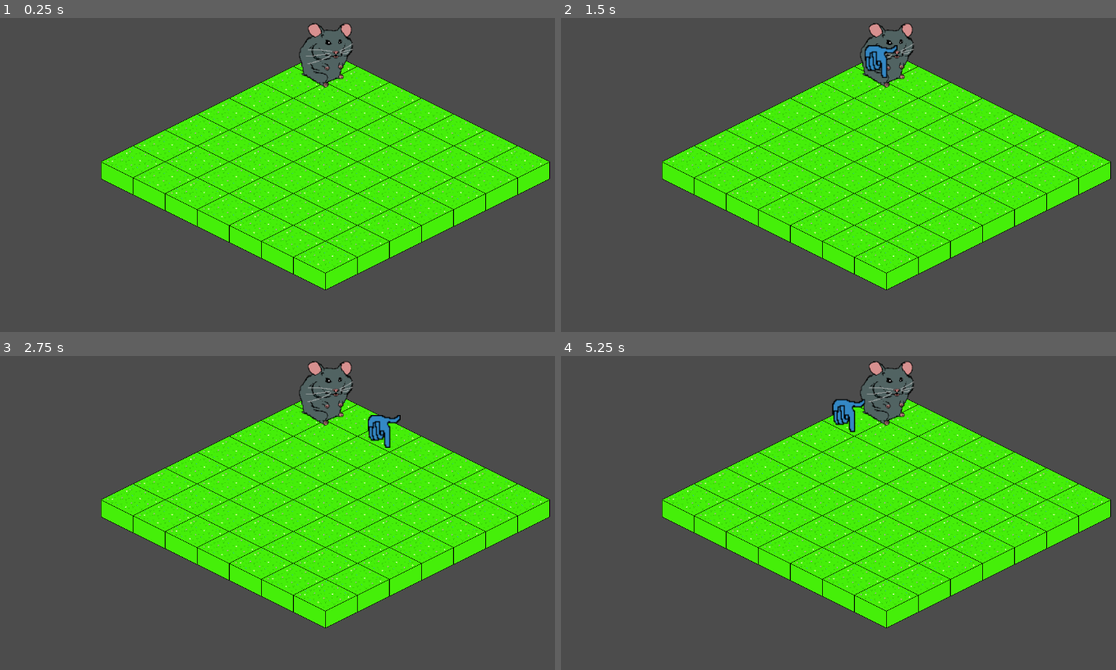
Above: before the commit, frames 1-4 (two rows, left to right).
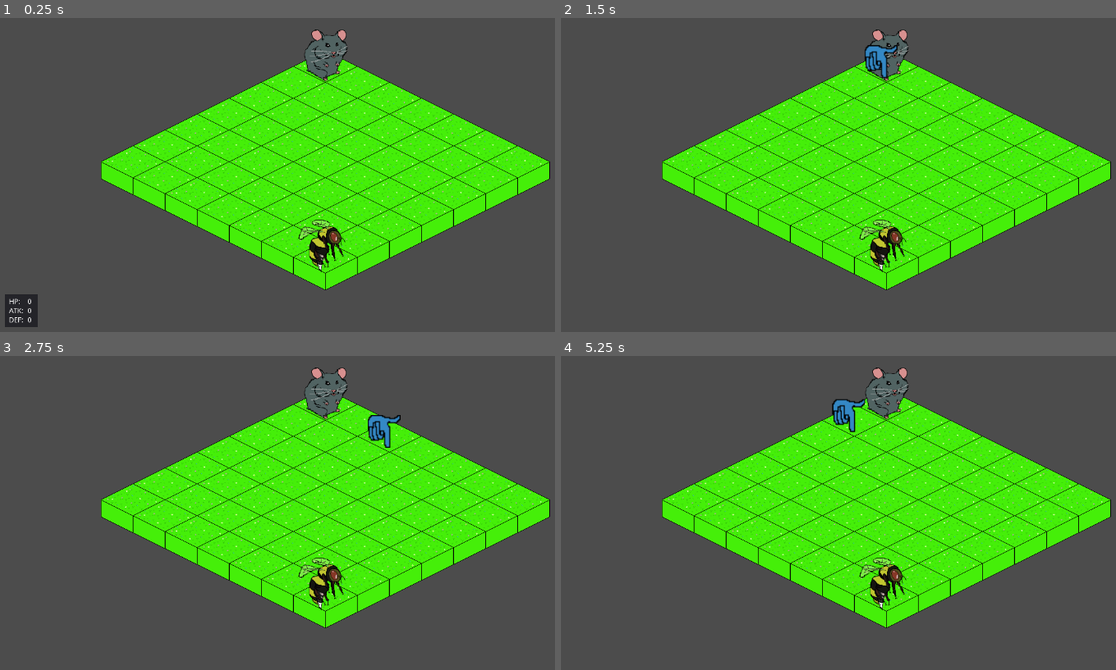
Above: after the commit, the same moments.

Repository: miishin/miipd
Game: Godot game, scene res://assets/scenes/7x7_board.tscn
Same seed, same stepped clock (60 frames per second), same inputs: the game is played once before the commit and once after it. This scene is started directly instead of the project's main scene.
Inputs:
- Up to frame 1 (0.25 s): no input
- Up to frame 2 (1.5 s): tap Enter at 0.5 s; hold Right (ui_right) 0.53-1.28 s; hold Keypad Enter (ui_accept) 0.53-1.28 s; hold Down (ui_down) from 1.28 s (still down); tap Keypad Enter (ui_accept) at 1.35 s
- Up to frame 3 (2.75 s): tap Keypad Enter (ui_accept) at 1.52, 1.82, 2 s; release Down (ui_down) at 2.03 s; hold Right (ui_right) from 2.03 s (still down); hold Keypad Enter (ui_accept) from 2.03 s (still down)
- Up to frame 4 (5.25 s): release Right (ui_right) at 2.78 s; release Keypad Enter (ui_accept) at 2.78 s; hold Up (ui_up) 2.78-3.53 s; tap Keypad Enter (ui_accept) at 2.85, 3.02, 3.32, 3.5, 4.35, 4.52, 4.82 s; hold Keypad Enter (ui_accept) 3.53-4.28 s; hold Left (ui_left) 3.53-5.03 s; hold Down (ui_down) from 5.03 s (still down); hold Keypad Enter (ui_accept) from 5.03 s (still down)

The runs differ from the first frame. In frame 1, 2.1% of the frame differs, in the area x 0-64%, y 1-99%; in frame 2, 1.4%; in frame 3, 1.5%; in frame 4, 1.5%.

Commit message:
add basic stats and fighting

Diff:
--- a/assets/scenes/7x7_board.tscn
+++ b/assets/scenes/7x7_board.tscn
@@ -6,6 +6,7 @@
 [ext_resource path="res://assets/scenes/unit.tscn" type="PackedScene" id=4]
 [ext_resource path="res://assets/graphics/sprites/cursor.png" type="Texture" id=5]
 [ext_resource path="res://assets/scenes/hamster.tscn" type="PackedScene" id=6]
+[ext_resource path="res://assets/graphics/sprites/bee.png" type="Texture" id=7]
 
 [node name="Node2D" instance=ExtResource( 2 )]
 position = Vector2( 640, 0 )
@@ -28,12 +29,13 @@
 "_edit_use_anchors_": false
 }
 
-[node name="Stats" type="Button" parent="Menu" index="3"]
-margin_left = 80.0
-margin_top = 32.0
-margin_right = 256.0
-margin_bottom = 52.0
-text = "Stats"
+[node name="Fight" type="Button" parent="Menu" index="3"]
+margin_right = 12.0
+margin_bottom = 20.0
+text = "Fight"
+__meta__ = {
+"_edit_use_anchors_": false
+}
 
 [node name="Cursor" type="Sprite" parent="." index="1"]
 visible = false
@@ -46,4 +48,78 @@
 z_index = 1
 
 [node name="Node2D" parent="Hamster" index="1" instance=ExtResource( 6 )]
+scale = Vector2( 0.8, 0.8 )
+
+[node name="Bee" parent="." index="3" instance=ExtResource( 4 )]
+z_index = 1
+
+[node name="BeeSprite" type="Sprite" parent="Bee" index="1"]
+position = Vector2( -8, 0 )
+scale = Vector2( 0.8, 0.8 )
+texture = ExtResource( 7 )
+
+[node name="HUD" type="Panel" parent="." index="4"]
+margin_left = -624.0
+margin_top = 616.0
+margin_right = -560.0
+margin_bottom = 680.0
+__meta__ = {
+"_edit_use_anchors_": false
+}
+
+[node name="Stats" type="GridContainer" parent="HUD" index="0"]
+margin_left = 8.0
+margin_top = 8.0
+margin_right = 48.0
+margin_bottom = 58.0
+columns = 2
+__meta__ = {
+"_edit_use_anchors_": false
+}
+
+[node name="HP" type="Label" parent="HUD/Stats" index="0"]
+margin_right = 32.0
+margin_bottom = 14.0
+text = "HP:"
+
+[node name="HPVal" type="Label" parent="HUD/Stats" index="1"]
+margin_left = 36.0
+margin_right = 44.0
+margin_bottom = 14.0
+text = "0"
+
+[node name="ATK" type="Label" parent="HUD/Stats" index="2"]
+margin_top = 18.0
+margin_right = 32.0
+margin_bottom = 32.0
+text = "ATK:"
+__meta__ = {
+"_edit_use_anchors_": false
+}
+
+[node name="ATKVal" type="Label" parent="HUD/Stats" index="3"]
+margin_left = 36.0
+margin_top = 18.0
+margin_right = 44.0
+margin_bottom = 32.0
+text = "0"
+
+[node name="DEF" type="Label" parent="HUD/Stats" index="4"]
+margin_top = 36.0
+margin_right = 32.0
+margin_bottom = 50.0
+text = "DEF: "
+__meta__ = {
+"_edit_use_anchors_": false
+}
+
+[node name="DEFVal" type="Label" parent="HUD/Stats" index="5"]
+margin_left = 36.0
+margin_top = 36.0
+margin_right = 44.0
+margin_bottom = 50.0
+text = "0"
+[connection signal="fight" from="." to="." method="fight"]
+[connection signal="move" from="." to="." method="move"]
 [connection signal="button_down" from="Menu/Move" to="." method="_on_move_button_down"]
+[connection signal="button_down" from="Menu/Fight" to="." method="_on_fight_button_down"]
--- a/assets/scripts/7x7_board.gd
+++ b/assets/scripts/7x7_board.gd
@@ -3,7 +3,12 @@
 var tile_file = preload("res://assets/scenes/tile.tscn")
 var cursor_pos = Vector2(0, 0)
 var unit_pos = Vector2(0, 0)
-var moving : bool
+var bee_pos = Vector2(6, 6)
+var action : bool
+var signal_callback : String
+
+signal move
+signal fight
 
 # Called when the node enters the scene tree for the first time.
 func _ready():
@@ -24,6 +29,8 @@
 		tiles.append(row_tiles)
 	tile_position = convert_coordinate(0, 0)
 	$Hamster.position = Vector2(tile_position[0], tile_position[1])
+	tile_position = convert_coordinate(6, 6)
+	$Bee.position = Vector2(tile_position[0], tile_position[1])
 
 # Returns all the positions that are a given distance from a given (x, y) on the Board
 func pathfind(pos, distance):
@@ -62,11 +69,9 @@
 func _input(event):
 	if $Menu.is_visible():
 		return
-	if moving and event.is_action_pressed("ui_accept"):
-		var tile_position = convert_coordinate(cursor_pos.x, cursor_pos.y)
-		$Hamster.move(tile_position[0], tile_position[1])
-		unit_pos = cursor_pos
-		moving = false
+	if action and event.is_action_pressed("ui_accept"):
+		emit_signal(signal_callback)
+		action = false
 		return
 	if event.is_action_pressed("ui_select") and cursor_pos == unit_pos:
 		$Menu.buttons[0].grab_focus()
@@ -104,7 +109,38 @@
 	$Cursor.position.x -= 10
 	if show:
 		$Cursor.show()
+	update_hud()
+
+func update_hud():
+	var unit : Unit
+	if cursor_pos == bee_pos:
+		unit = $Bee
+	if cursor_pos == unit_pos:
+		unit = $Hamster
+	if not unit:
+		$HUD.hide()
+		return
+
+	$HUD/Stats/ATKVal.text = str(unit.atk)
+	$HUD/Stats/HPVal.text = str(unit.hp)
+	$HUD/Stats/DEFVal.text = str(unit.def)
+	$HUD.show()
 
 func _on_move_button_down():
-	moving = true
+	action = true
+	signal_callback = "move"
 	$Menu.hide()
+
+func move():
+	var tile_position = convert_coordinate(cursor_pos.x, cursor_pos.y)
+	$Hamster.move(tile_position[0], tile_position[1])
+	unit_pos = cursor_pos
+
+func _on_fight_button_down():
+	action = true
+	signal_callback = "fight"
+	$Menu.hide()
+
+func fight():
+	if cursor_pos == bee_pos:
+		$Hamster.fight($Bee)
--- a/assets/scripts/unit.gd
+++ b/assets/scripts/unit.gd
@@ -3,9 +3,16 @@
 class_name Unit
 var occupied_tile
 
+var hp = 10
+var atk = 2
+var def = 1
+
 # Called when the node enters the scene tree for the first time.
 func _ready():
 	pass # Replace with function body.
+
+func fight(other : Unit):
+	other.hp -= (self.atk - other.def)
 
 func move(x, y):
 	$Tween.interpolate_property(self, "position",
--- a/project.godot
+++ b/project.godot
@@ -40,6 +40,16 @@
 
 script_templates_search_path="res://assets/scripts"
 
+[input]
+
+ui_accept={
+"deadzone": 0.5,
+"events": [ Object(InputEventKey,"resource_local_to_scene":false,"resource_name":"","device":0,"alt":false,"shift":false,"control":false,"meta":false,"command":false,"pressed":false,"scancode":90,"unicode":0,"echo":false,"script":null)
+, Object(InputEventKey,"resource_local_to_scene":false,"resource_name":"","device":0,"alt":false,"shift":false,"control":false,"meta":false,"command":false,"pressed":false,"scancode":16777222,"unicode":0,"echo":false,"script":null)
+, Object(InputEventJoypadButton,"resource_local_to_scene":false,"resource_name":"","device":0,"button_index":0,"pressure":0.0,"pressed":false,"script":null)
+ ]
+}
+
 [rendering]
 
 environment/default_environment="res://default_env.tres"
Not shown: 1 places in assets/scenes/7x7_board.tscn that only renumber resources
